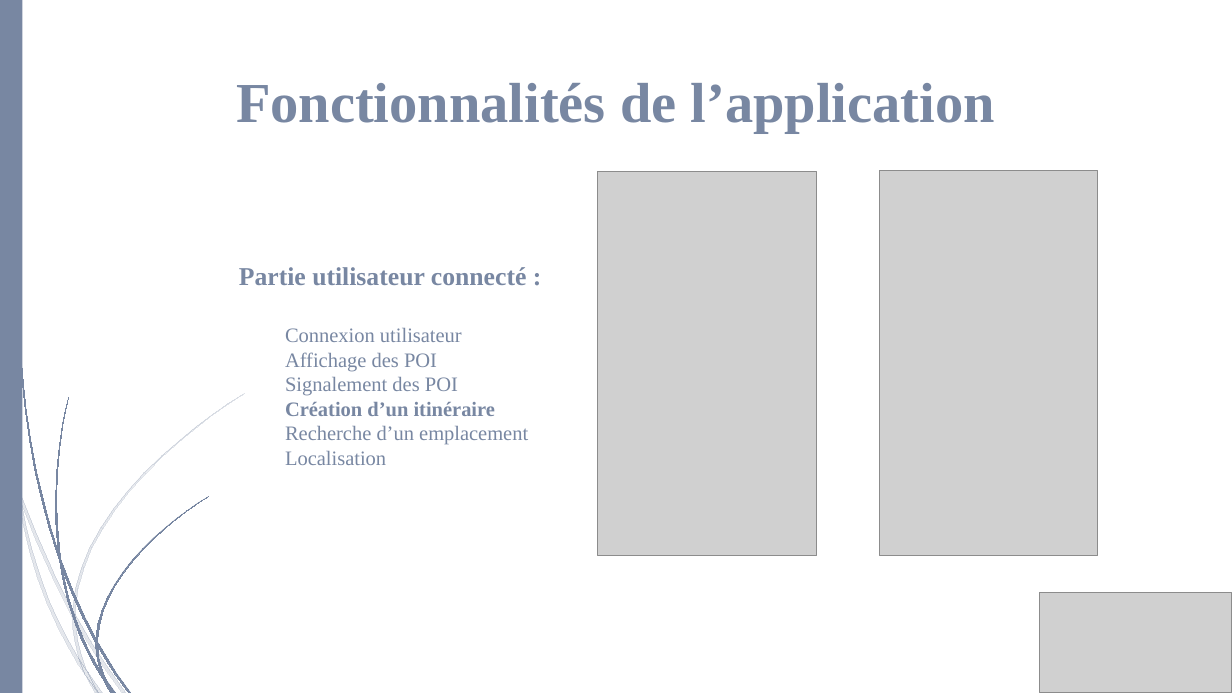
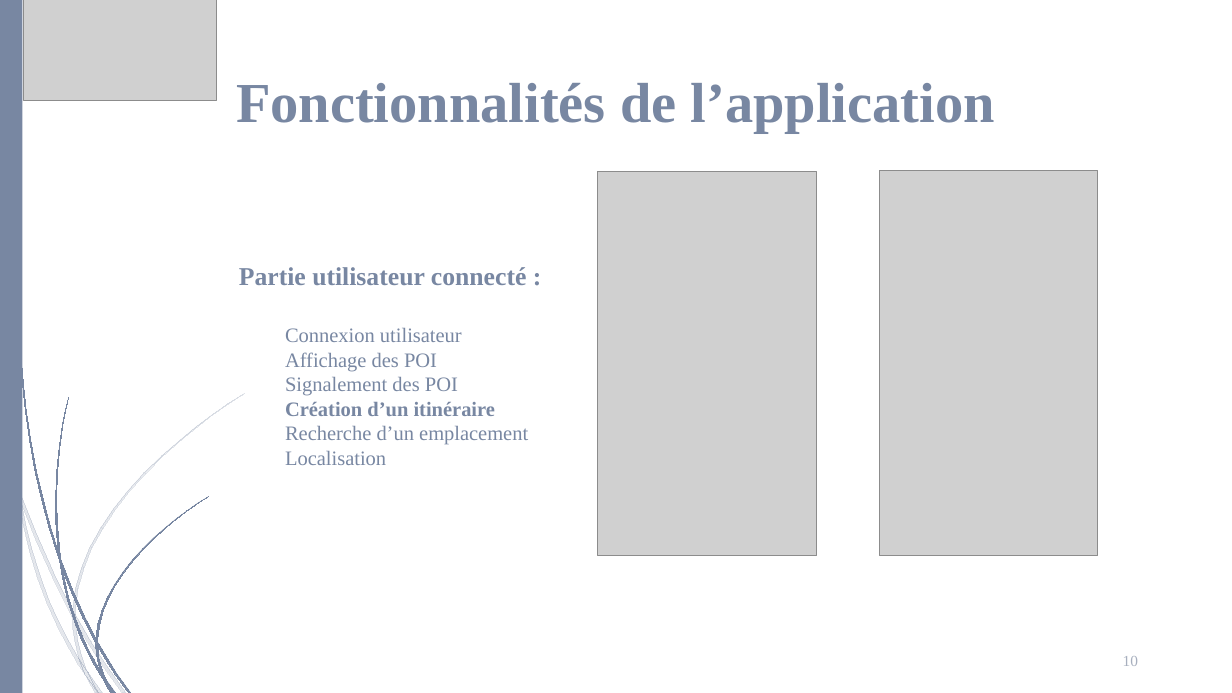
Before and after one commit to Lowxorx/webapprila, a slide deck: slide 10 of Documentation/Presentation/Projet web.pptx. Drawn at 1232x693 pixels with LibreOffice and Linux fonts; fonts in the diff are those of the drawing; grey boxes stand for pictures. Boxes give left, top, right and bottom in pixels: in the first picture for what was removed or moved away, otherwise in the second. Text is boxed around its words. In the diff, an @@ line names an element or a change of style, - is before the commit and + after.

```diff
--- a/Documentation/Presentation/Projet web.pptx
+++ b/Documentation/Presentation/Projet web.pptx
@@ picture: place and size @@
-picture at box(1040, 592, 1232, 693)
+picture at box(24, 0, 216, 101)
@@ picture removed at box(1147, 601, 1232, 693) @@
@@ page number added at box(1123, 656, 1138, 666), 12 pt, text #A8B0BF @@
+10
```
Also in this commit, not shown: 13 other slides changed.
